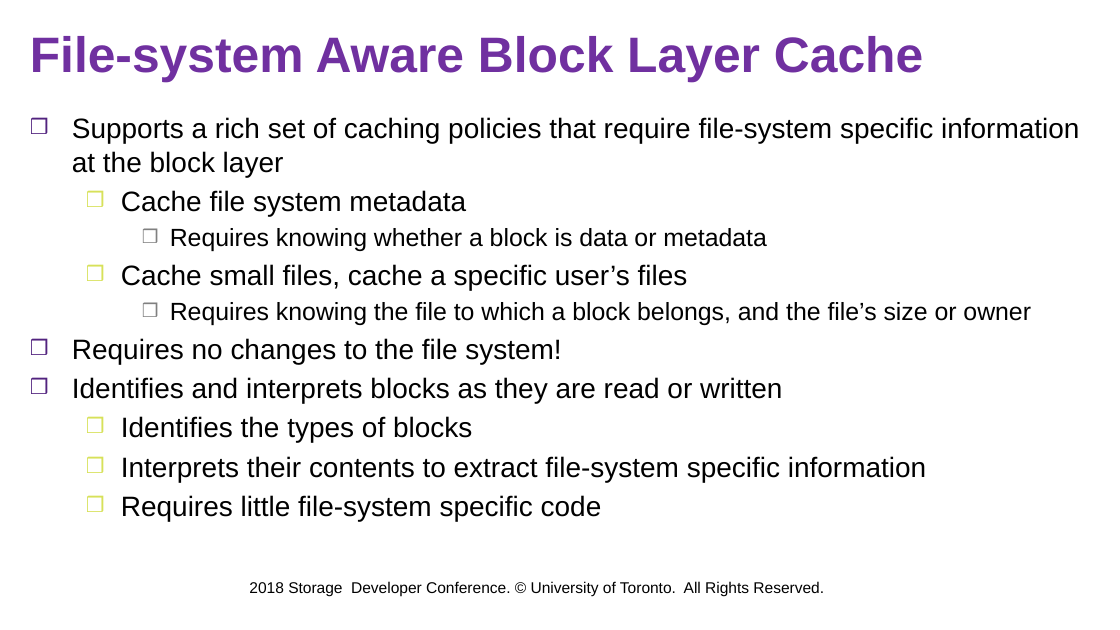
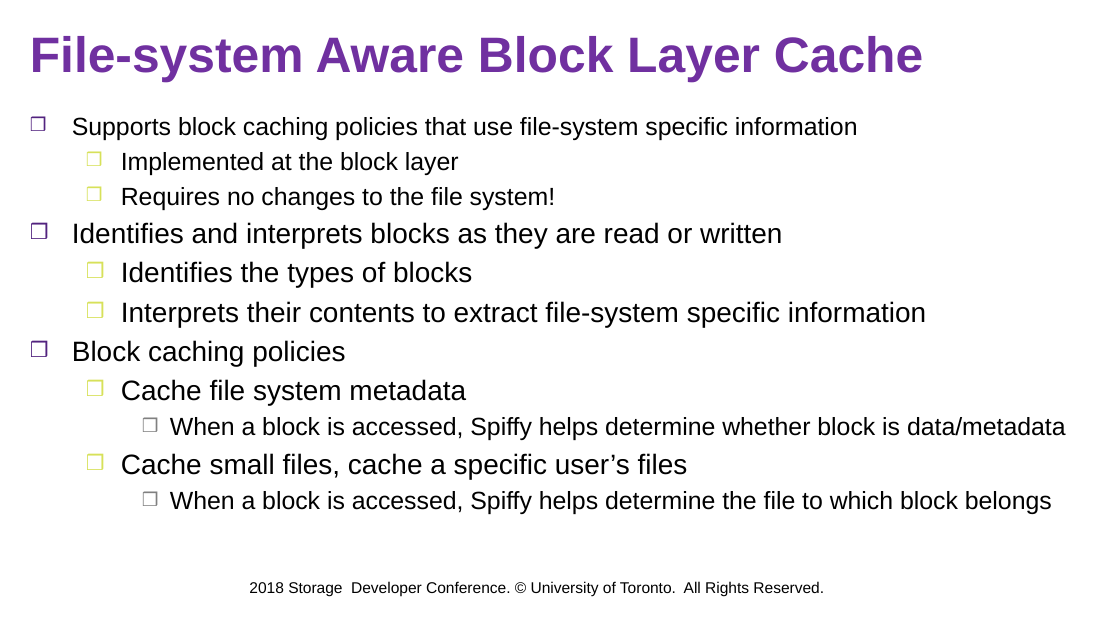
Before and after one commit to jacksun007/spiffy-paper, a slide deck: slide 47 of talk/sdc18_spiffy.pptx (slide 51 before the commit). Drawn at 1120x630 pixels with LibreOffice and Linux fonts; fonts in the diff are those of the drawing; background and template pictures are left out. Boxes give left, top, right and bottom in pixels: in the first picture for what was removed or moved away, otherwise in the second. Text is boxed around its words. In the diff, an @@ line names an element or a change of style, - is before the commit and + after.

Commit message:
sdc slides

```diff
--- a/talk/sdc18_spiffy.pptx
+++ b/talk/sdc18_spiffy.pptx
@@ text at (72, 117, 858, 175): text changed; size 18 to 16 pt @@
-❒ Supports a rich set of caching policies that require file-system specific information at the block layer
-  ❒ Cache file system metadata
-    ❒ Requires knowing whether a block is data or metadata
-  ❒ Cache small files, cache a specific user’s files
-    ❒ Requires knowing the file to which a block belongs, and the file’s size or owner
+  ❒ Supports block caching policies that use file-system specific information
+  ❒ Implemented at the block layer
@@ text at (121, 187, 555, 210): size 18 to 16 pt in "Requires no changes to the file system!"; list level 1 to 2 in "Requires no changes to the ..."; bullet colour #52237F to #D7E159 @@
@@ text at (72, 340, 1066, 514): text changed; size 18 to 16 pt @@
-  ❒ Requires little file-system specific code
+❒ Block caching policies
+  ❒ Cache file system metadata
+    ❒ When a block is accessed, Spiffy helps determine whether block is data/metadata
+  ❒ Cache small files, cache a specific user’s files
+    ❒ When a block is accessed, Spiffy helps determine the file to which block belongs
```
Also in this commit, not shown: 16 other slides changed, 3 slides added, 1 slide removed.
